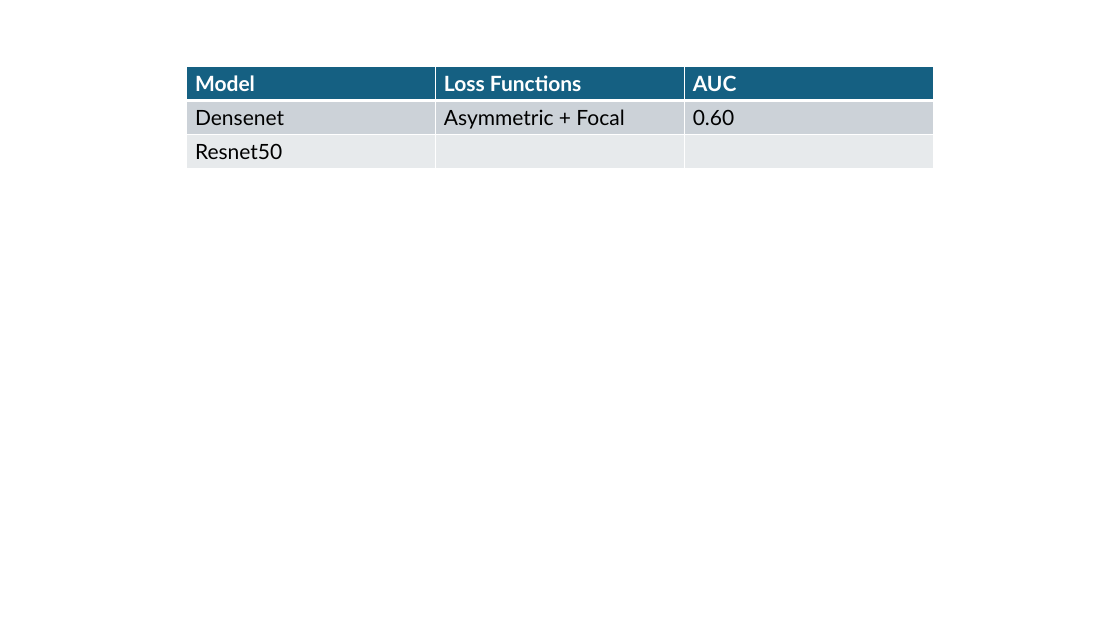
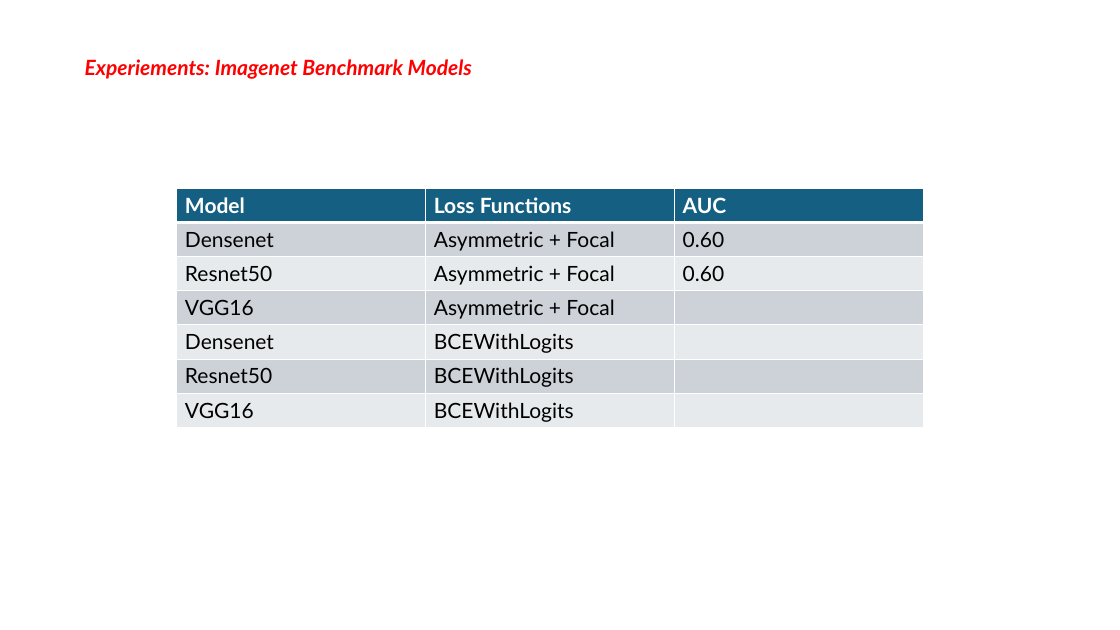
Before and after one commit to Iqbal1282/Washu2_Ovarian_Tumor, a slide deck: slide 1 of meeting_updates/07.07.25.pptx. Drawn at 1120x630 pixels with LibreOffice and Linux fonts; fonts in the diff are those of the drawing. Boxes give left, top, right and bottom in pixels: in the first picture for what was removed or moved away, otherwise in the second. Text is boxed around its words. In the diff, an @@ line names an element or a change of style, - is before the commit and + after.

Commit message:
densenet model with bceloss

```diff
--- a/meeting_updates/07.07.25.pptx
+++ b/meeting_updates/07.07.25.pptx
@@ text added at <box>85,59,472,79</box>, 18 pt, text #FF0000, bold, italic @@
+Experiements: Imagenet Benchmark Models
@@ table at <box>176,189,923,428</box> @@
-row 3: Resnet50 |  | 
+row 3: Resnet50 | Asymmetric + Focal | 0.60
+row 4: VGG16 | Asymmetric + Focal | 
+row 5: Densenet | BCEWithLogits | 
+row 6: Resnet50 | BCEWithLogits | 
+row 7: VGG16 | BCEWithLogits | 
@@ table: place and size @@
-table at <box>187,66,933,169</box>
+table at <box>176,189,923,428</box>
```
Also in this commit, not shown: 1 slide added, 6 other files.
